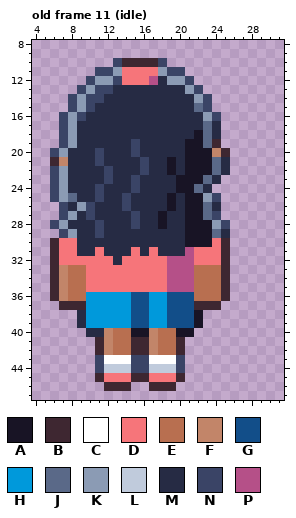
One commit to this pixel-art file: art/road/walker-ada.aseprite. Above is the file before it was changed.
32x48 pixels, 12 frames. Shown: old frame 11 (idle): x 4..31, y 8..47. The commit also changed other frames, which this record leaves out.
Palette (. is transparent): A #181425  B #3e2731  C #ffffff  D #f6757a  E #b86f50  F #c28569  G #124e89  H #0099db  J #5a6988  K #8b9bb4  L #c0cbdc  M #262b44  N #3a4466  P #b55088
Pixels before, old frame 11 (idle), first column x 6:
10 .......NBBBBN.......
11 .....NNKDDDDKNN.....
12 ....NKKNDDDPMKKN....
13 ...NKNNMMMMMMMMKN...
14 ..NKNNMMMMMMMMMMKN..
15 ..NKNMMMMMMMMMMMJN..
16 .NKNMMMMMMMMMMMMMKN.
17 .NKMMMMMMMMMMMMMMJM.
18 .NKMMMMMMMMMMMMMAJM.
19 .NKMMMMMMNMMMMMAAJB.
20 NKMMMNMMMNMMMMMAAAFB
21 BFMMMNMMMMNMMAMAAAJM
22 NKMMMMNMMMNMMAMAAAJM
23 NKMMMMNMMNMMMMAAAJM.
24 NKMMMNMMMNMMMMAAJM..
25 NKJMMNMMNMMMMAMAAKN.
26 .NMKNMMMNMMMMAMAAJM.
27 .NKMNMMMMNMMAMMAAJN.
28 NKMMMNMMMNMMAMMAAAKN
29 .NKMMNMMMMMMMMMAAAJM
30 BDDMMMMMMMMMMMMAAADB
31 BDDMMDMMMDMDMMMPDDDB
32 BDDDDDDMDDDDDPPPDDDB
33 BFEEDDDDDDDDDPPPEEEB
34 BFEEDDDDDDDDDPPPEEEB
35 BFEEDDDDDDDDDPPPEEEB
36 BFEEHHHHHGGHHGGGEEEB
37 .BBBHHHHHGGHHGGGBBB.
38 ...MHHHHHGGHHGGGA...
39 ...MHHHHHGGHHGGGA...
40 ....MMFEEAAFEEAA....
41 .....BFEEBBFEEB.....
42 .....BFEEBBFEEB.....
43 .....NCCCNNCCCN.....
44 .....NLLLNNLLLN.....
45 .....BDDDBBDDDB.....
46 ......BBB..BBB......
After:
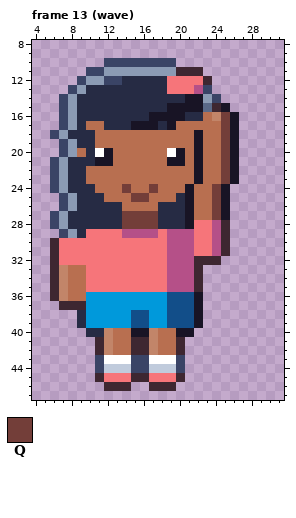
Colours new in this view: Q #733e39
A new or re-ordered frame is compared with the old frame closest to it.
The exact change:
frames 12 -> 16
Changed rows in their new state; - is an unchanged pixel.
Frame 13 (wave) is new; against old frame 11 (idle):
first column x 6:
10 ------N-NNNN-N-------
11 ----N-K-KKKK-KBBB----
12 ---NK-N-MMMM-DDDDB---
13 --NKMMM------DDDPN---
14 -NKMMM---------AAKN--
15 -NKMM--------AAAAJBA-
16 ---M-------AAAA--EFQA
17 ----EE---AAA-AEEEEEQA
18 NKM--EEEEEEEEEEE-EEQA
19 -----EEEEEEEEEEE-EEQA
20 .NKE-CAEEEEEECAE-EEQA
21 NK---AAEEEEEE-AE-EEQA
22 ----EEEEEEEEEEEE-EEQA
23 ----EEEEEEEEEEEE-EEQA
24 -----EEEQEEQEEE-EEQA-
25 .NK--MEEEQQEEE--EEQA-
26 --KMM---EEEE-M--EEQA-
27 NKM-M---QQQQM---EEQA-
28 -----M--QQQQM---DDPB-
29 ----DDDDPPPPDPPPDDPB-
30 ---DDDDDDDDDDPPPDDP--
31 ---DD-DDD-D-DPP---P--
32 -------D--------BBB.-
33 ----------------B...-
34 ----------------B...-
35 ----------------B...-
36 ---------HH-----A...-
37 ---------HH-----A..--
Where, in picture pixels (left, top, right, bottom), the same in both pictures:
changed: (50, 58, 239, 310)
